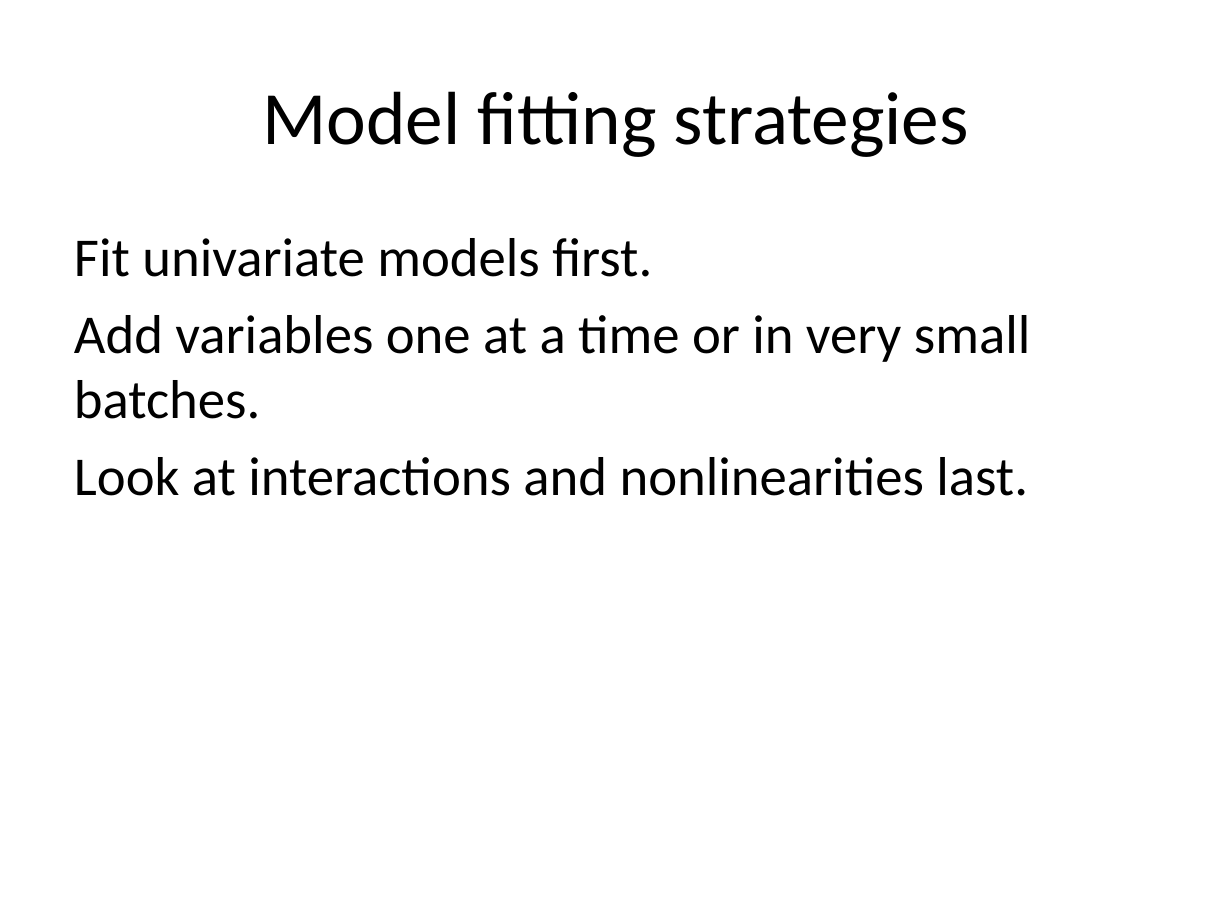
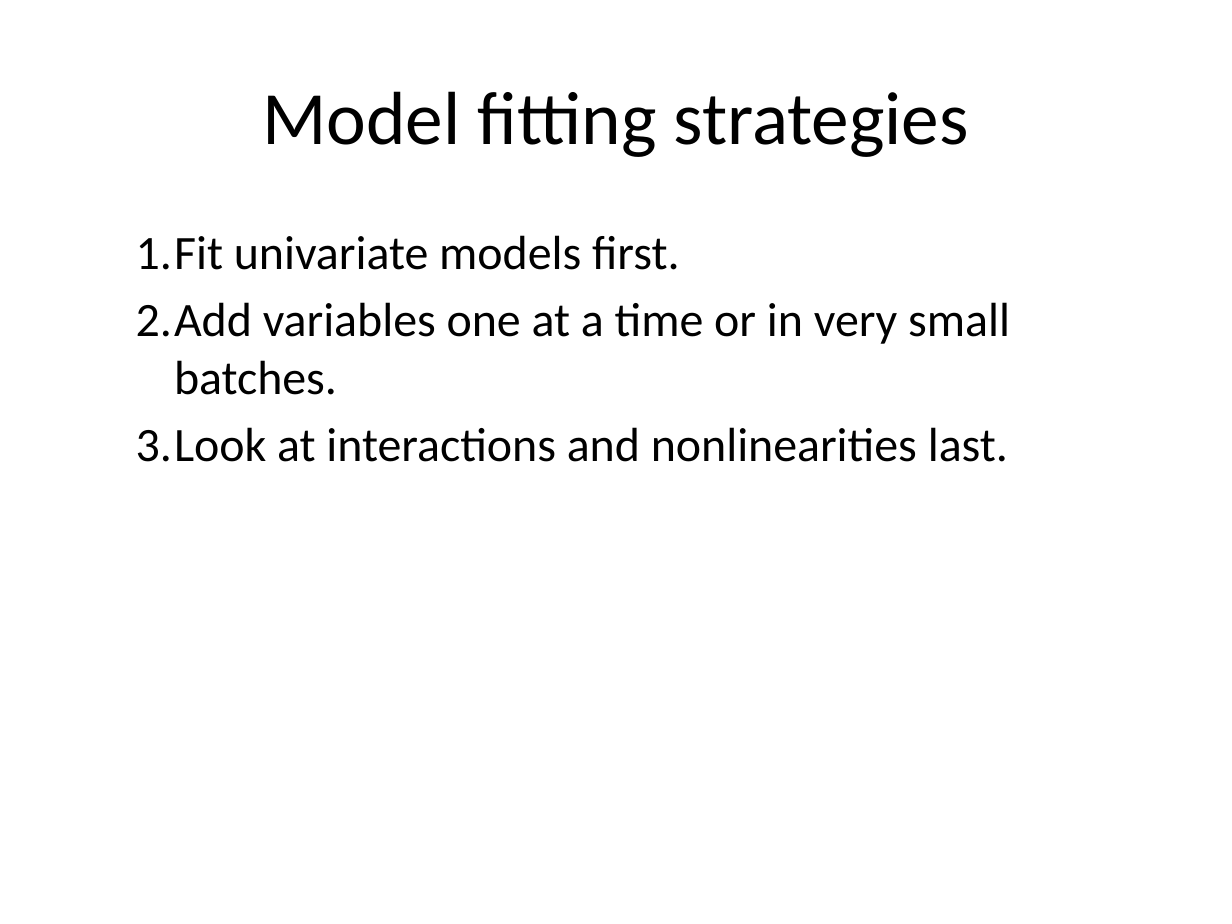
Before and after one commit to pmean/survival-lecture4, a slide deck: slide 5 of r/ppt4.pptx (slide 4 before the commit). Drawn at 1232x924 pixels with LibreOffice and Linux fonts; fonts in the diff are those of the drawing. Boxes give left, top, right and bottom in pixels: in the first picture for what was removed or moved away, otherwise in the second. Text is boxed around its words. In the diff, an @@ line names an element or a change of style, - is before the commit and + after.

```diff
--- a/r/ppt4.pptx
+++ b/r/ppt4.pptx
@@ text "Fit univariate models first." at [136, 235, 1010, 462]: size 32 to 28 pt; bullet none to 1.; list level 1 to 2 in "Fit univariate models first."; list level 1 to 2 in "Add variables one at a ..."; list level 1 to 2 in "Look at interactions and nonlinearities ..." @@
```
Also in this commit, not shown: 1 other slide changed, 5 slides added, 4 slides removed, 2 other files.
